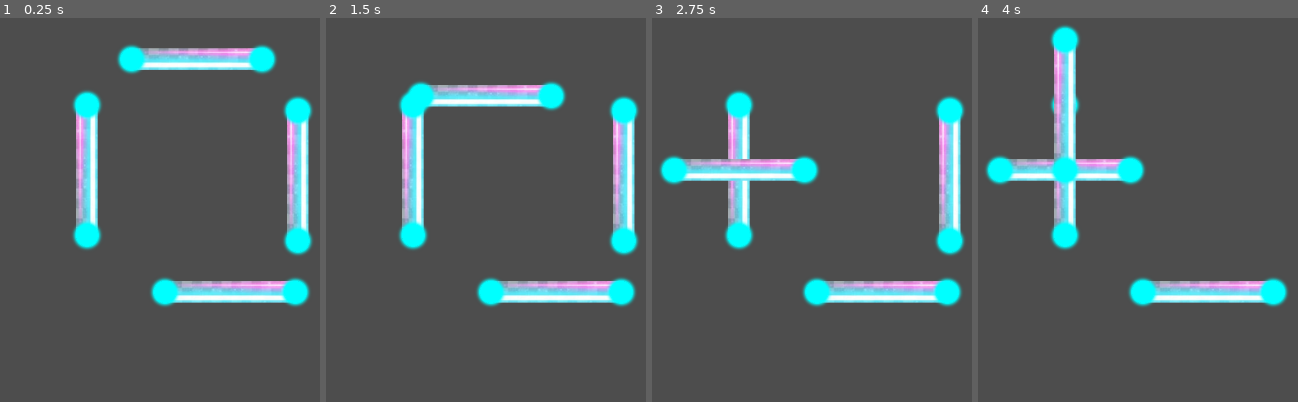
Above: before the commit, frames 1-4 (left to right).
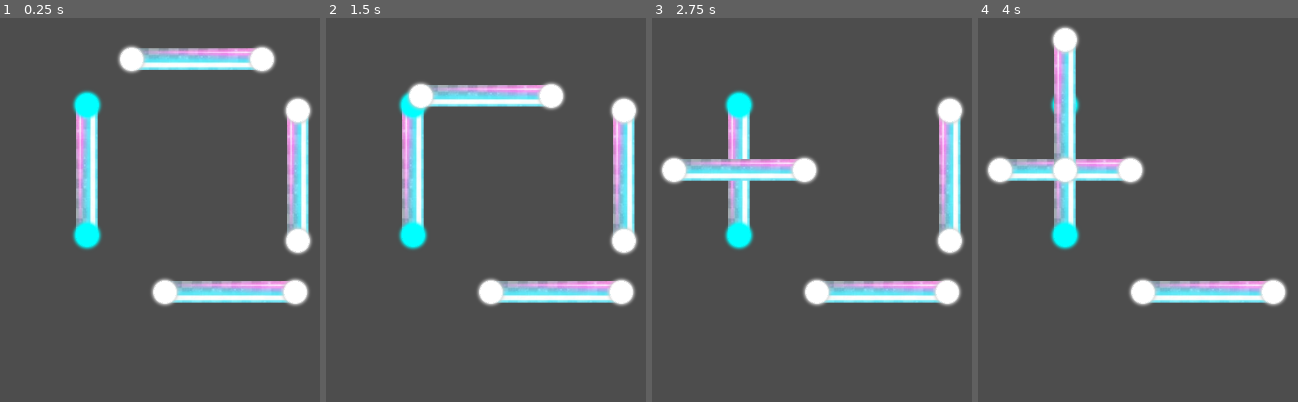
Above: after the commit, the same moments.

Repository: CarlesRa/Harmony-Waves
Game: Godot game, scene res://scenes/levels/level_01.tscn
The game is run twice, just before and just after one commit, with the same random seed, the same clock (stepped at 60 frames per second) and the same inputs. The project has no main scene, so this scene is started directly.
Inputs (mouse positions are in pixels of both pictures, inside the frame that each line leads up to):
- Up to frame 1 (0.25 s): no input
- Up to frame 2 (1.5 s): tap Enter at 0.5 s; drag from (412, 171) to (524, 60) at 0.52 s; tap Space at 1.25 s; drag from (524, 60) to (412, 171) at 1.27 s
- Up to frame 3 (2.75 s): tap Enter at 2 s; move the mouse to (882, 290) at 2.02 s; click (882, 290) at 2.17 s
- Up to frame 4 (4 s): tap Space at 2.75 s; drag from (1275, 175) to (1064, 106) at 2.77 s; tap Enter at 3.5 s; move the mouse to (outside the picture) at 3.52 s; click (outside the picture) at 3.67 s

The runs differ from the first frame. In frame 1, 3.3% of the frame differs, in the area x 36-98%, y 7-76%; in frame 2, 3.3%; in frame 3, 3.3%; in frame 4, 3.3%, in the area x 2-97%, y 1-76%.

Commit message:
active connectors when piece is connected ok

Diff:
--- a/scripts/shared/piece_connector.gd
+++ b/scripts/shared/piece_connector.gd
@@ -2,16 +2,31 @@
 
 class_name PieceConnector
 
+@onready var connector := $Connector
+
 var parent_piece: WavePiece
-var is_active: bool
+var original_material: ShaderMaterial
 var connector_id: int = 0
 var target_connector_id: int = 0
 var snap_position: Vector2
+var _is_active: bool
+var is_active:
+	get:
+		return _is_active
+	set(value):
+		_set_is_active(value)
+
+func _set_is_active(value) -> void:
+	if !value:
+		connector.material = null
+		return
+	connector.material = original_material
 
 @onready var connector_point := $Connector
 
 func _ready() -> void:
 	snap_position = connector_point.global_position
+	original_material = connector.material
 
 func initialize_connector() -> void:
 	is_active = parent_piece.is_piece_connected
--- a/scripts/shared/wave_piece.gd
+++ b/scripts/shared/wave_piece.gd
@@ -69,19 +69,35 @@
 func _try_snap_on_release() -> void:
 	if colliding_targets.is_empty():
 		return
+
+	var valid_connections = []
+
 	for info in colliding_targets:
 		var target_id = info["id"]
-		var target_pos = info["target_pos"]
-		var drag_point: Node2D = info["dragged_connector_point"]
-		var dragged_pos = drag_point.get_global_transform_with_canvas().origin
-		if target_id == drag_point.get_parent().connector_id:
-			var offset = target_pos - dragged_pos
-			global_position += offset
-			is_piece_connected = true
-			drag_point.get_parent().is_active = true
-			colliding_targets.clear()
-			return
+		var current_drag_point: Node2D = info["dragged_connector_point"]
+		if target_id == current_drag_point.get_parent().connector_id:
+			valid_connections.append(info)
 
+	if valid_connections.is_empty():
+		return
+
+	var first_connection = valid_connections[0]
+	var target_pos = first_connection["target_pos"]
+	var drag_point: Node2D = first_connection["dragged_connector_point"]
+	var dragged_pos = drag_point.get_global_transform_with_canvas().origin
+	var offset = target_pos - dragged_pos
+	global_position += offset
+
+	for connection in valid_connections:
+		var dragged_connector: PieceConnector = connection["dragged_connector_point"].get_parent()
+		var target_connector: PieceConnector = connection["target_connector"]
+		dragged_connector.is_active = true
+		target_connector.is_active = true
+
+	is_piece_connected = true
+	connector_1.is_active = true
+	connector_2.is_active = true
+	colliding_targets.clear()
 
 # Connector 1
 func _on_piece_connector_1_area_entered(area: Area2D) -> void:
@@ -93,7 +109,8 @@
 		var info = {
 			"id": area.target_connector_id,
 			"target_pos": target_pos,
-			"dragged_connector_point": connector_1_point
+			"dragged_connector_point": connector_1_point,
+			"target_connector": area
 		}
 		colliding_targets.append(info)
 
@@ -113,7 +130,8 @@
 		var info = {
 			"id": area.target_connector_id,
 			"target_pos": target_pos,
-			"dragged_connector_point": connector_2_point
+			"dragged_connector_point": connector_2_point,
+			"target_connector": area
 		}
 		colliding_targets.append(info)
 
